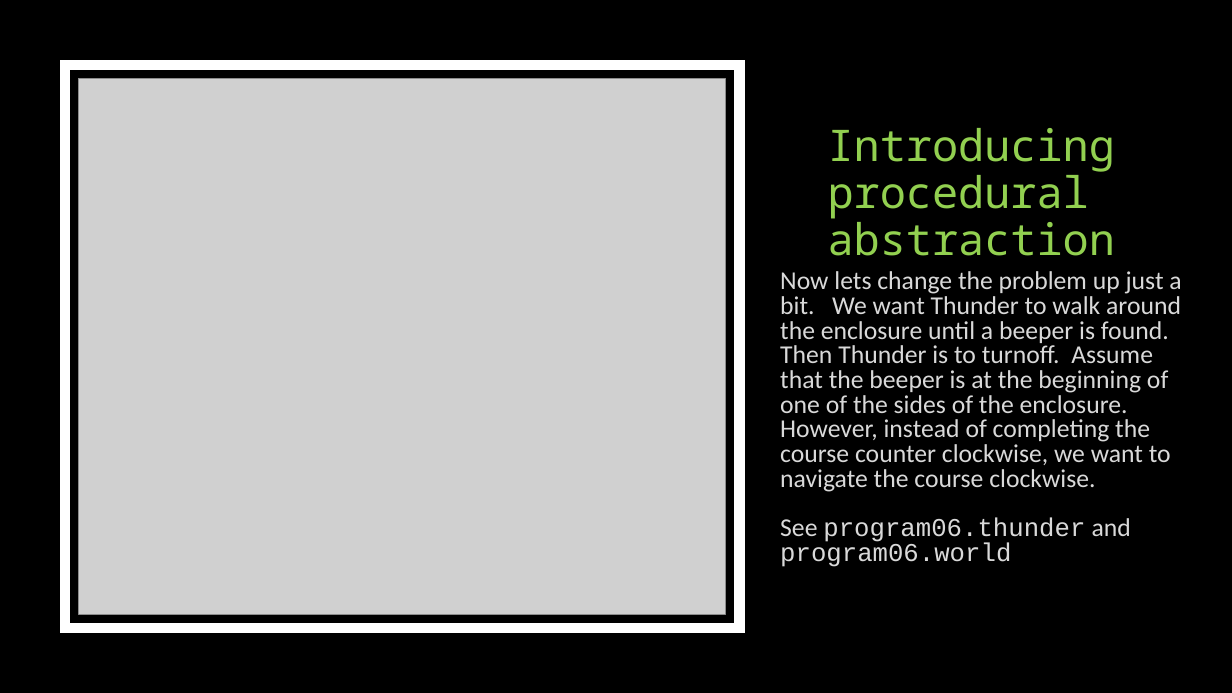
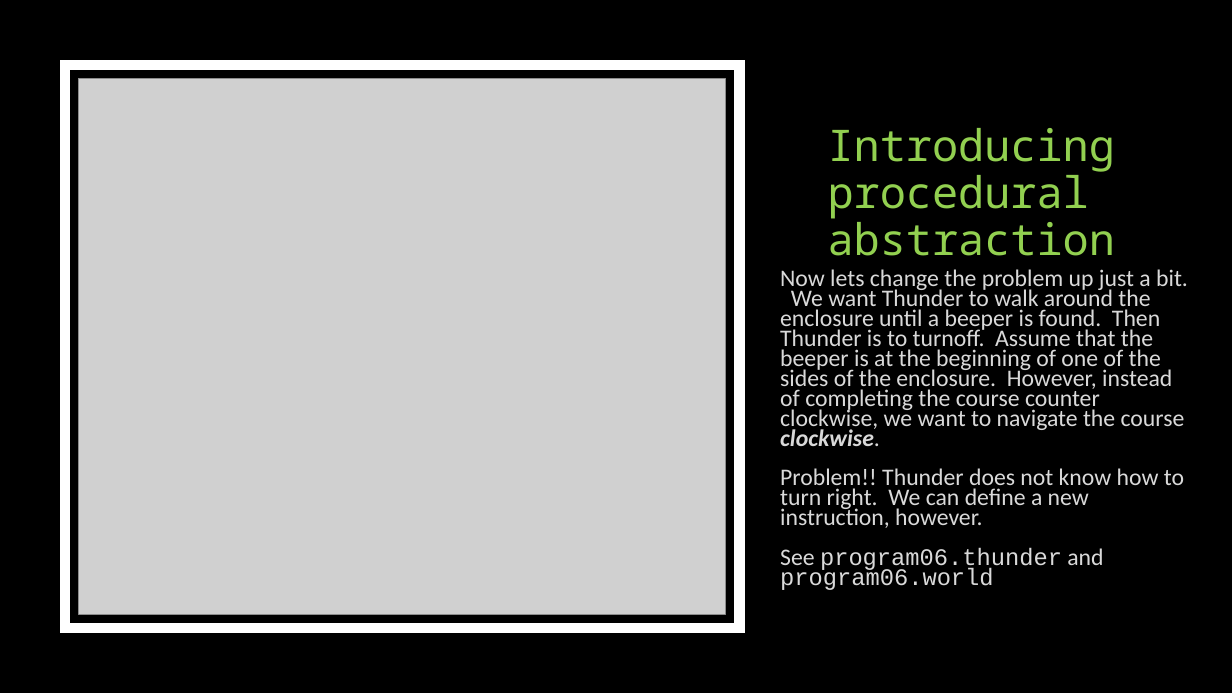
Before and after one commit to HHaiduk/thunder, a slide deck: slide 28 of Thunder_the_Robot.pptx (slide 24 before the commit). Drawn at 1232x693 pixels with LibreOffice and Linux fonts; fonts in the diff are those of the drawing; grey boxes stand for pictures. Boxes give left, top, right and bottom in pixels: in the first picture for what was removed or moved away, otherwise in the second. Text is boxed around its words. In the diff, an @@ line names an element or a change of style, - is before the commit and + after.

```diff
--- a/Thunder_the_Robot.pptx
+++ b/Thunder_the_Robot.pptx
@@ text at (780, 269, 1188, 590): size 20 to 18.5 pt in "Now lets change the problem up just ...", "See program06.thunder and program06.world"; bold on, italic on in "clockwise."; line spacing 0.8 to 0.7 @@
@@ text at (780, 468, 1184, 528): paragraph added @@
+Problem!! Thunder does not know how to turn right. We can define a new instruction, however.
```
Also in this commit, not shown: 20 other slides changed, 9 slides added, 4 other files.
